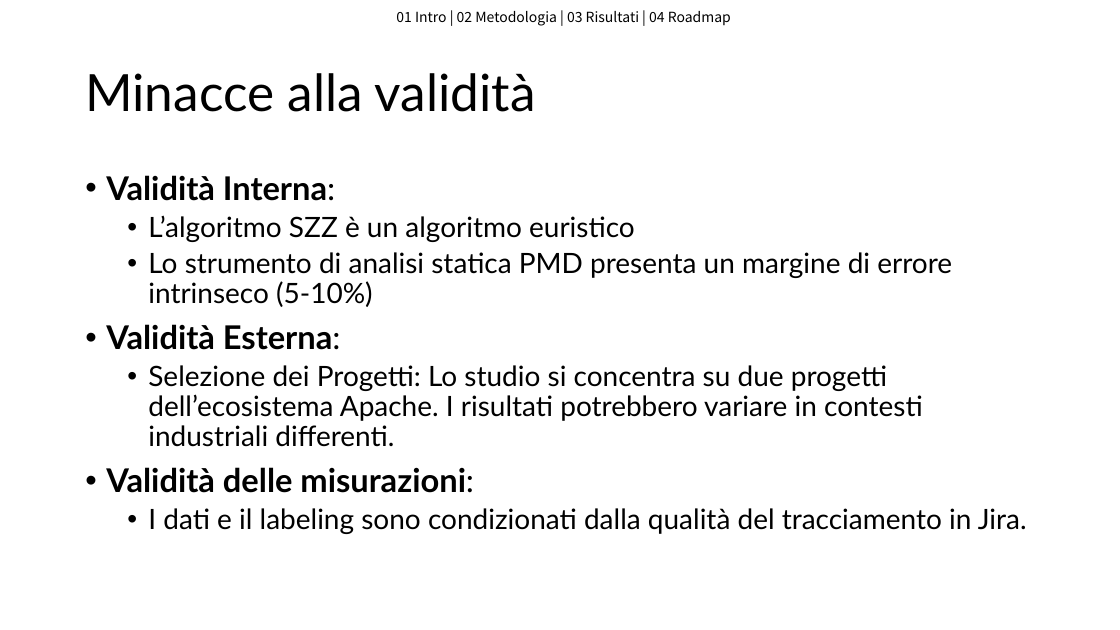
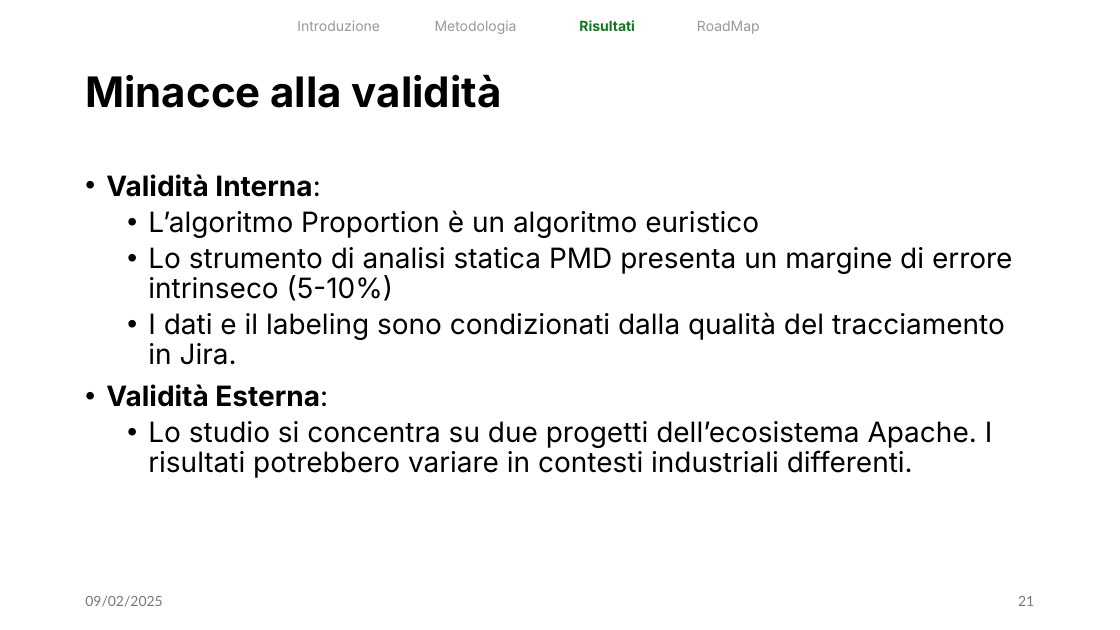
Before and after one commit to flavio-simonelli/ProjectAnalyzerAI, a slide deck: slide 21 of PresentazioneISW2Prediction.pptx (slide 20 before the commit). Drawn at 1120x630 pixels with LibreOffice and Linux fonts; fonts in the diff are those of the drawing. Boxes give left, top, right and bottom in pixels: in the first picture for what was removed or moved away, otherwise in the second. Text is boxed around its words. In the diff, an @@ line names an element or a change of style, - is before the commit and + after.

```diff
--- a/PresentazioneISW2Prediction.pptx
+++ b/PresentazioneISW2Prediction.pptx
@@ text added at (x1=297, y1=20, x2=380, y2=31), 12 pt, text #999999 @@
+Introduzione
@@ text removed at (x1=396, y1=11, x2=731, y2=26) @@
-01 Intro | 02 Metodologia | 03 Risultati | 04 Roadmap
@@ text added at (x1=435, y1=21, x2=517, y2=34), 12 pt, text #999999 @@
+Metodologia
@@ text added at (x1=579, y1=20, x2=635, y2=31), 12 pt, text #127622, bold @@
+Risultati
@@ text added at (x1=697, y1=21, x2=760, y2=34), 12 pt, text #999999 @@
+RoadMap
@@ title "Minacce alla validità" at (x1=85, y1=74, x2=502, y2=108): size 44 to 36 pt, font Lato to Inter, bold on @@
@@ text at (x1=106, y1=174, x2=1013, y2=407): size 28 to 24 pt in "Validità Interna:", "Validità Esterna:"; font Lato to Inter in "Validità Interna:", "Lo strumento di analisi statica PMD presenta ...", "Validità Esterna:" @@
@@ text at (x1=148, y1=210, x2=759, y2=238): text changed; font Lato to Inter @@
-  • L’algoritmo SZZ è un algoritmo euristico
+  • L’algoritmo Proportion è un algoritmo euristico
@@ text at (x1=148, y1=312, x2=1005, y2=365): paragraph added @@
+  • I dati e il labeling sono condizionati dalla qualità del tracciamento in Jira.
@@ text at (x1=148, y1=421, x2=993, y2=478): text changed; font Lato to Inter @@
-  • Selezione dei Progetti: Lo studio si concentra su due progetti dell’ecosistema Apache. I risultati potrebbero variare in contesti industriali differenti.
-• Validità delle misurazioni:
-  • I dati e il labeling sono condizionati dalla qualità del tracciamento in Jira.
+  • Lo studio si concentra su due progetti dell’ecosistema Apache. I risultati potrebbero variare in contesti industriali differenti.
@@ text added at (x1=85, y1=596, x2=162, y2=607), 12 pt, text #797979 @@
+09/02/2025
@@ page number added at (x1=1018, y1=596, x2=1034, y2=606), 12 pt, text #797979 @@
+21
```
Also in this commit, not shown: 18 other slides changed, 4 slides added, 3 slides removed, 1 other file.
